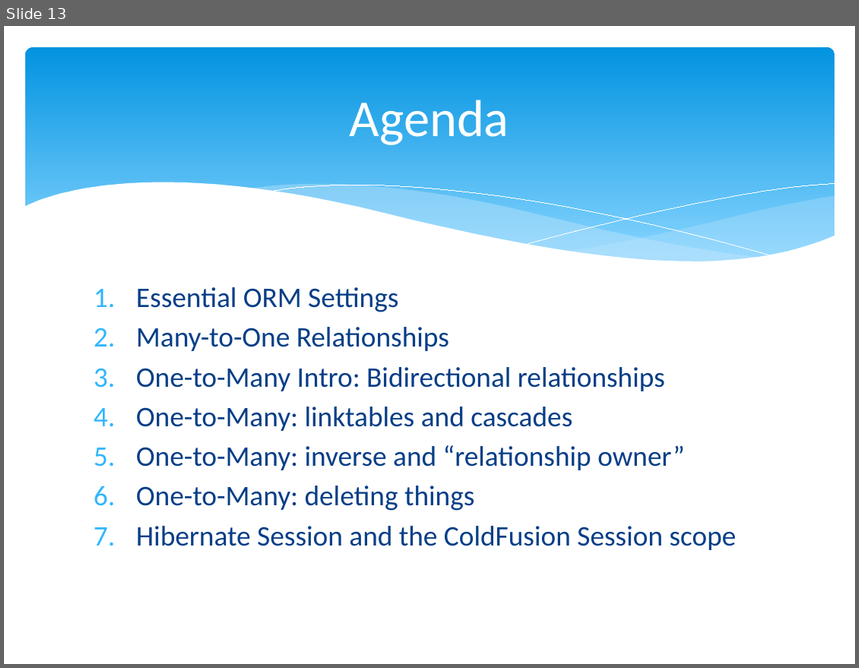
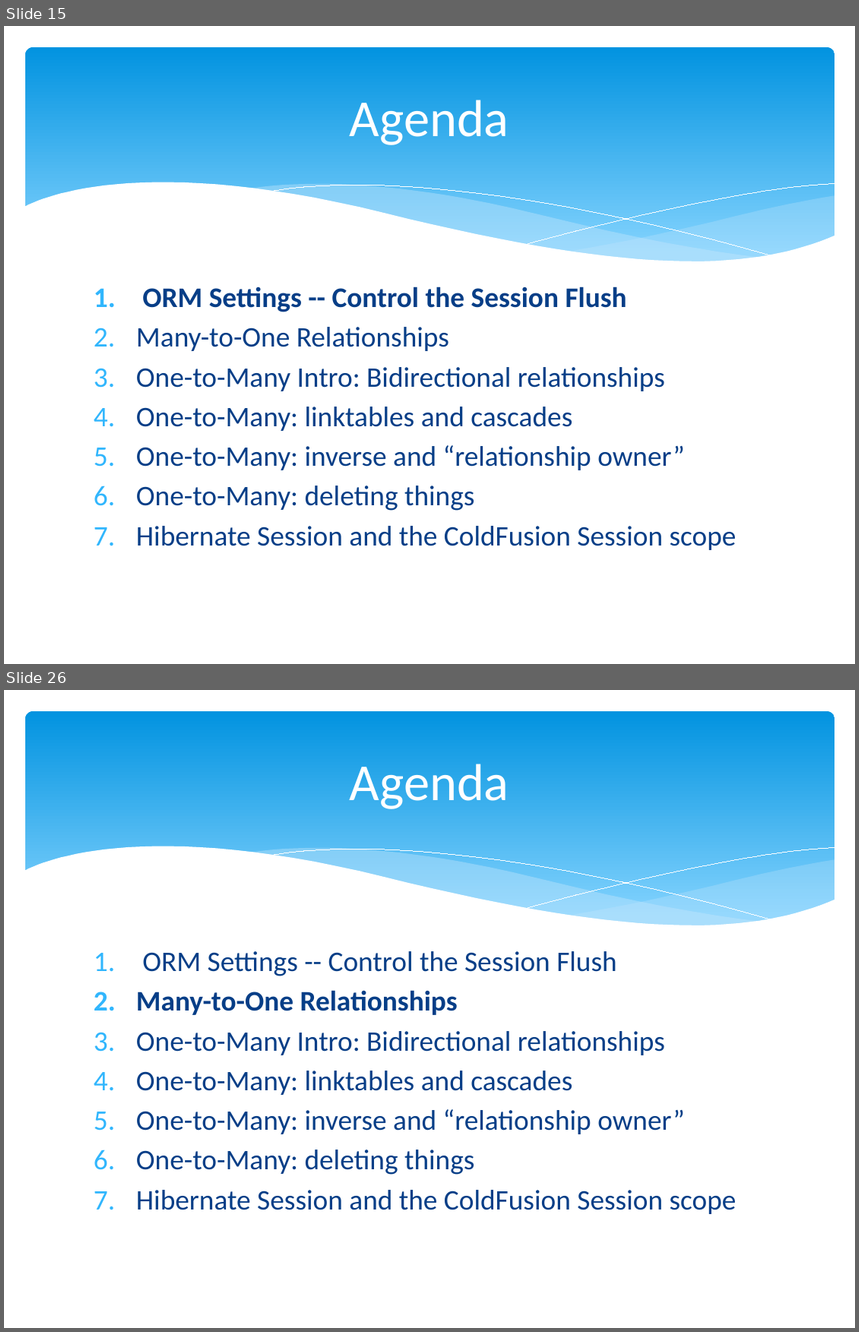
Before and after one commit to marcesher/mxunit-cfmeetups, a slide deck: CFObjective_ORMZen/preso/orm_zen.ppt.pptx. Shown one above the other, each under a label of ours: slide 13 before the commit, slides 15 and 26 after it; the slides between them are not shown. The pictures are 859x668 and 859x1332 pixels, drawn with LibreOffice and Linux fonts; fonts in the diff are those of the drawing. Boxes give left, top, right and bottom in pixels: in the first picture for what was removed or moved away, otherwise in the second. Text is boxed around its words. In the diff, an @@ line names an element or a change of style, - is before the commit and + after.

```diff
--- a/CFObjective_ORMZen/preso/orm_zen.ppt.pptx
+++ b/CFObjective_ORMZen/preso/orm_zen.ppt.pptx
@@ slide 26 added at [4, 690, 855, 1328], background #FFFFFF; not listed: 6 template elements that a slide beside it also shows @@
@@ title added at [350, 764, 509, 809], 44 pt, text #FFFFFF @@
+Agenda
@@ text added at [136, 951, 737, 1214], 24 pt, text #073E87 @@
+1. ORM Settings -- Control the Session Flush
+2. Many-to-One Relationships
+3. One-to-Many Intro: Bidirectional relationships
+4. One-to-Many: linktables and cascades
+5. One-to-Many: inverse and “relationship owner”
+6. One-to-Many: deleting things
+7. Hibernate Session and the ColdFusion Session scope
@@ what was slide 13 is now slide 15 @@
@@ slide 15 changed as well @@
@@ text at [142, 287, 627, 313]: text changed; bold on @@
-1. Essential ORM Settings
+1. ORM Settings -- Control the Session Flush
```
Also in this commit, not shown: 2 other slides changed, 37 other slides added, 10 other files.
